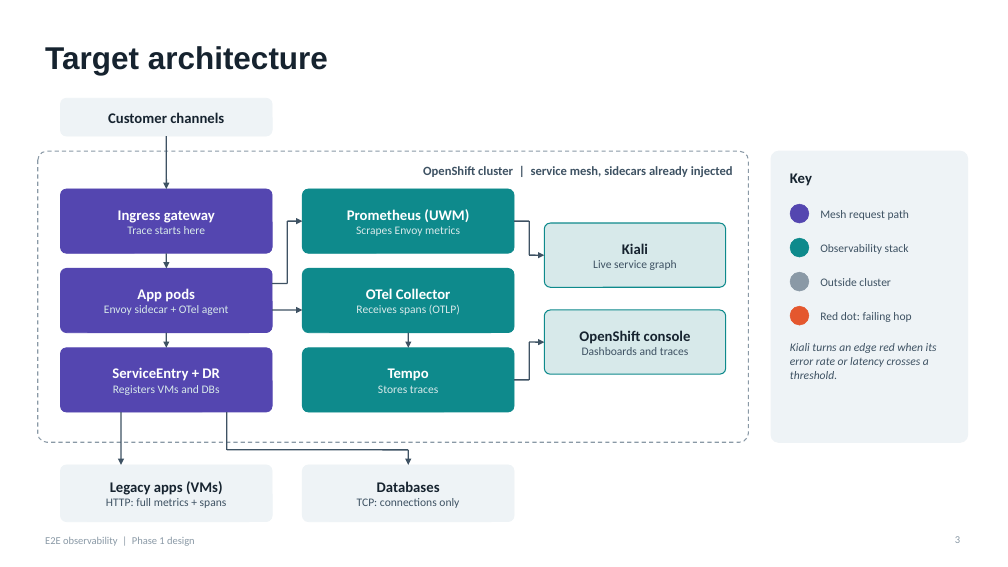
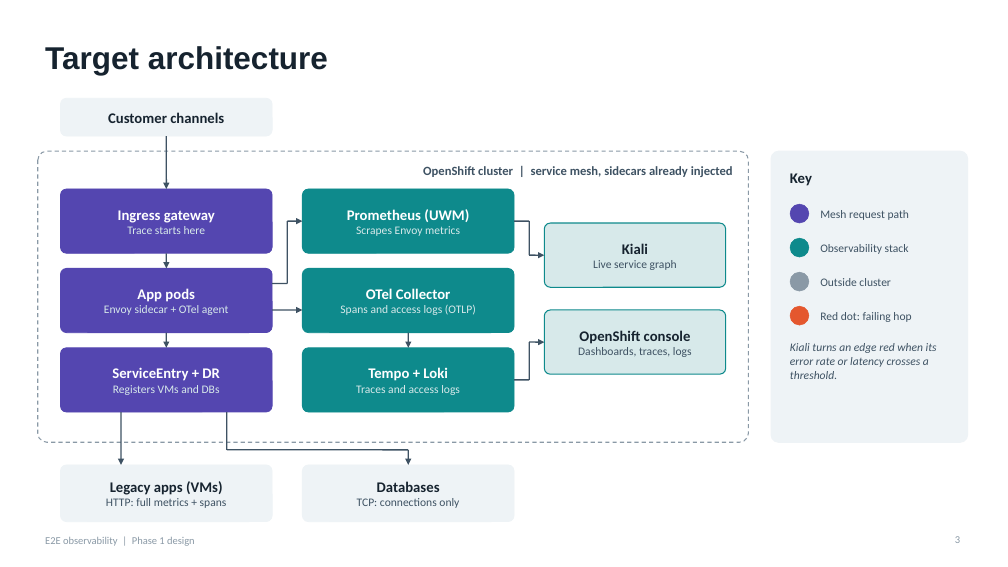
Before and after one commit to canpolatoral/monitoring-poc, a slide deck: slide 3 of docs/e2e_observability_design.pptx. Drawn at 1008x567 pixels with LibreOffice and Linux fonts; fonts in the diff are those of the drawing. Boxes give left, top, right and bottom in pixels: in the first picture for what was removed or moved away, otherwise in the second. Text is boxed around its words. In the diff, an @@ line names an element or a change of style, - is before the commit and + after.

```diff
--- a/docs/e2e_observability_design.pptx
+++ b/docs/e2e_observability_design.pptx
@@ text at box(340, 305, 476, 315): text changed @@
-Receives spans (OTLP)
+Spans and access logs (OTLP)
@@ text at box(578, 347, 692, 357): text changed @@
-Dashboards and traces
+Dashboards, traces, logs
@@ text at box(356, 367, 460, 395): text changed @@
-Tempo
-Stores traces
+Tempo + Loki
+Traces and access logs
```
Also in this commit, not shown: 5 other slides changed.
